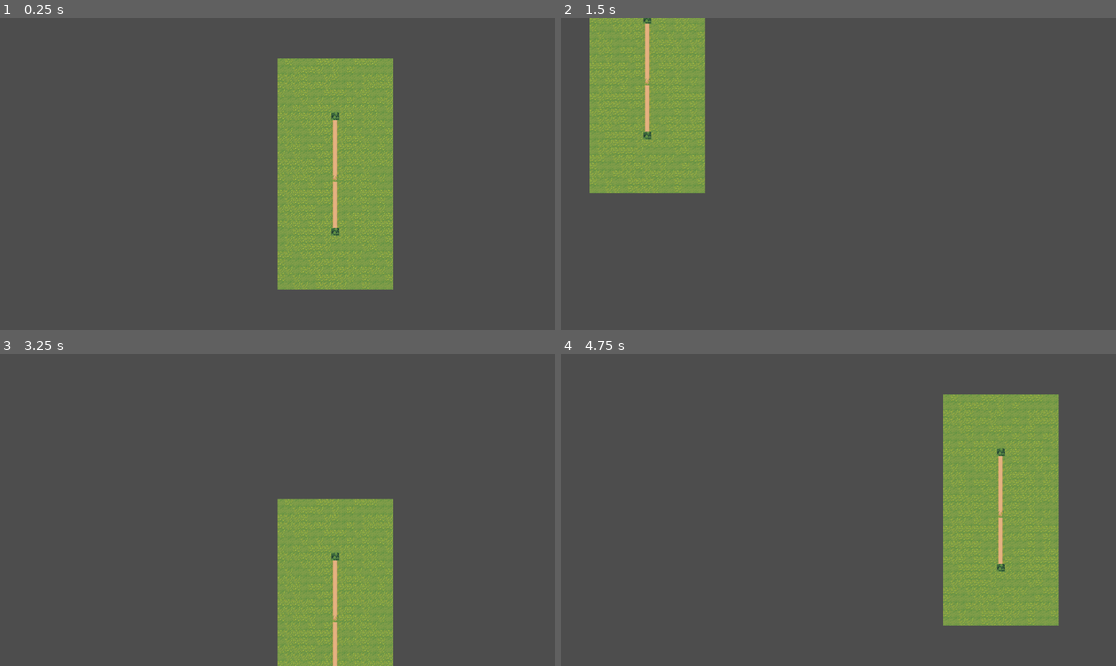
Above: before the commit, frames 1-4 (two rows, left to right).
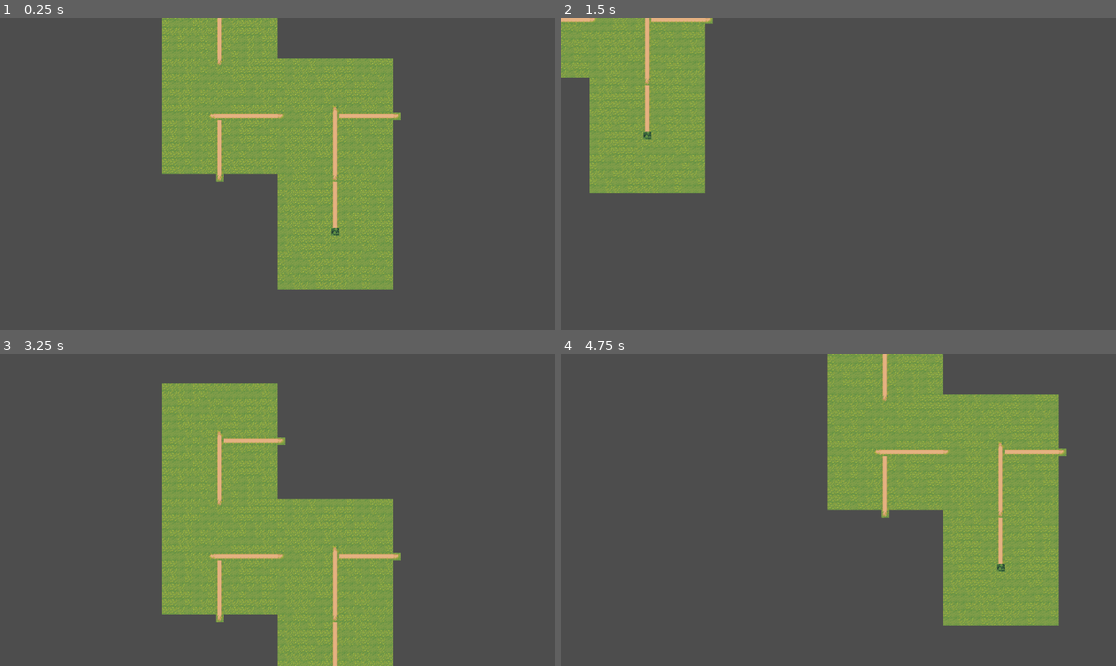
Above: after the commit, the same moments.

Repository: MarieteColequete/Towermancy
Game: Godot game, scene res://lab/2d_lab.tscn
The game is run twice, just before and just after one commit, with the same random seed, the same clock (stepped at 60 frames per second) and the same inputs. This scene is started directly instead of the project's main scene.
Inputs:
- Up to frame 1 (0.25 s): no input
- Up to frame 2 (1.5 s): tap Enter (ui_accept) at 0.5, 0.77 s; hold Right (ui_right) 0.53-1.28 s; hold Down (ui_down) from 1.28 s (still down)
- Up to frame 3 (3.25 s): tap Enter (ui_accept) at 1.52, 3.02 s; release Down (ui_down) at 2.03 s; hold Right (ui_right) 2.03-2.78 s; hold Up (ui_up) from 2.78 s (still down)
- Up to frame 4 (4.75 s): release Up (ui_up) at 3.53 s; hold Left (ui_left) from 3.53 s (still down); tap Enter (ui_accept) at 3.77, 4.52 s

The runs differ from the first frame. In frame 1, 11% of the frame differs, in the area x 29-73%, y 0-53%; in frame 2, 1.4%; in frame 3, 16%, in the area x 29-73%, y 9-86%; in frame 4, 11%.
Error before the commit: Invalid type in function 'decide_path' in base 'Node2D (2d_lab.gd)'. The array of argument 1 (Array) does not have the same element type as the expected typed …

Commit message:
Refactor expand flow and add connection helper
Update lab/2d_lab.gd to centralize and tighten chunk expansion logic. Call expand multiple times on _ready to grow the initial map. Add type annotations and change decide_path to return a filtered Array of valid directions by checking height, ghost_chunks, and existing chunks. Replace the previous direct draw_connections call with a new add_connection(coords, direction) helper that draws the appropriate connection and registers the target ghost chunk; also erase processed ghost_chunks. Overall cleanup to consolidate connection handling and improve expansion checks.

Diff:
--- a/lab/2d_lab.gd
+++ b/lab/2d_lab.gd
@@ -14,6 +14,8 @@
 	starting_chunk_spawn()
 	tempo.start()
 	expand()
+	expand()
+	expand()
 
 func expand() -> void:
 	var coords: Vector2i
@@ -27,7 +29,7 @@
 	spawn_chunk(coords)
 	chunks[coords].draw_connections([ghost_chunks[coords]])
 
-	var expand_directions := [
+	var expand_directions: Array[Chunk.Direction] = [
 		Chunk.Direction.NORTH,
 		Chunk.Direction.SOUTH,
 		Chunk.Direction.EAST,
@@ -35,23 +37,42 @@
 	]
 	expand_directions.erase(ghost_chunks[coords])
 	expand_directions = decide_path(expand_directions, coords)
-	chunks[coords].draw_connections(expand_directions)
 
+	var final: Chunk.Direction
+	if expand_directions.size() == 0: final = expand_directions[0]
+	else: final = expand_directions.get(randi() % expand_directions.size())
 
-func decide_path(directions: Array[Chunk.Direction], coords: Vector2i):
+	add_connection(coords, final)
+
+	ghost_chunks.erase(coords)
+
+func decide_path(directions: Array[Chunk.Direction], coords: Vector2i) -> Array[Chunk.Direction]:
 	var h = algorithm.get_height(coords)
-	var n:Array[Vector2i]
-	var d: Array[Chunk.Direction]
+	var d: Array[Chunk.Direction] = directions
 	for dir in directions:
+		var current: Vector2i
 		match dir:
 			Chunk.Direction.NORTH:
-				pass
+				current = Vector2i(coords.x, coords.y - 1)
+				if algorithm.get_height(current)> h: d.erase(dir)
+				elif ghost_chunks.has(current): d.erase(dir)
+				elif chunks.has(current): d.erase(dir)
 			Chunk.Direction.SOUTH:
-				pass
+				current = Vector2i(coords.x, coords.y + 1)
+				if algorithm.get_height(current)> h: d.erase(dir)
+				elif ghost_chunks.has(current): d.erase(dir)
+				elif chunks.has(current): d.erase(dir)
 			Chunk.Direction.EAST:
-				pass
+				current = Vector2i(coords.x + 1, coords.y)
+				if algorithm.get_height(current)> h: d.erase(dir)
+				elif ghost_chunks.has(current): d.erase(dir)
+				elif chunks.has(current): d.erase(dir)
 			Chunk.Direction.WEST:
-				pass
+				current = Vector2i(coords.x - 1, coords.y)
+				if algorithm.get_height(current)> h: d.erase(dir)
+				elif ghost_chunks.has(current): d.erase(dir)
+				elif chunks.has(current): d.erase(dir)
+	return d
 
 func spawn_chunk(chunk_coords: Vector2i):
 	if chunks.has(chunk_coords):
@@ -77,3 +98,22 @@
 	spawn_chunk(Vector2i(0,0))
 	chunks[Vector2i(0, 0)].draw_connections([Chunk.Direction.NORTH])
 	ghost_chunks[Vector2i(0, -1)] = Chunk.Direction.SOUTH
+
+func add_connection(coords: Vector2i, direction: Chunk.Direction) -> void:
+	match direction:
+			Chunk.Direction.NORTH:
+				var current = Vector2i(coords.x, coords.y - 1)
+				chunks[coords].draw_connections([Chunk.Direction.SOUTH])
+				ghost_chunks[current] = Chunk.Direction.SOUTH
+			Chunk.Direction.SOUTH:
+				var current = Vector2i(coords.x, coords.y + 1)
+				chunks[coords].draw_connections([Chunk.Direction.NORTH])
+				ghost_chunks[current] = Chunk.Direction.NORTH
+			Chunk.Direction.EAST:
+				var current = Vector2i(coords.x + 1, coords.y)
+				chunks[coords].draw_connections([Chunk.Direction.WEST])
+				ghost_chunks[current] = Chunk.Direction.WEST
+			Chunk.Direction.WEST:
+				var current = Vector2i(coords.x - 1, coords.y)
+				chunks[coords].draw_connections([Chunk.Direction.EAST])
+				ghost_chunks[current] = Chunk.Direction.EAST
